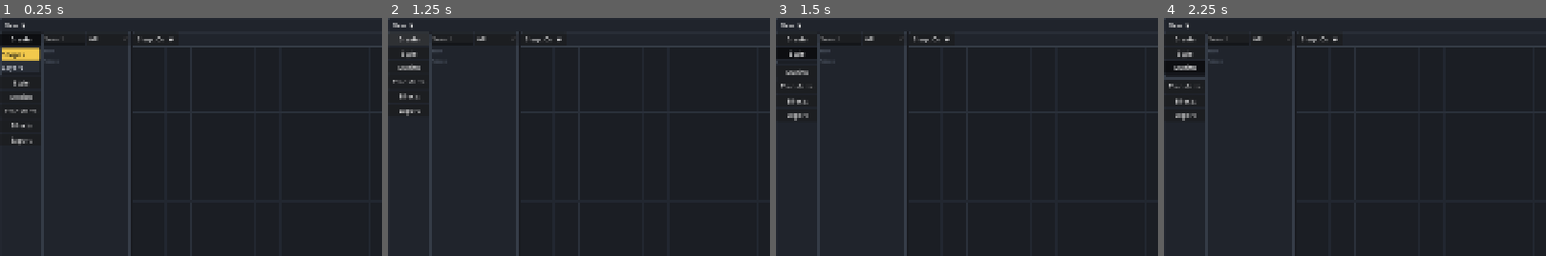
Above: before the commit, frames 1-4 (left to right).
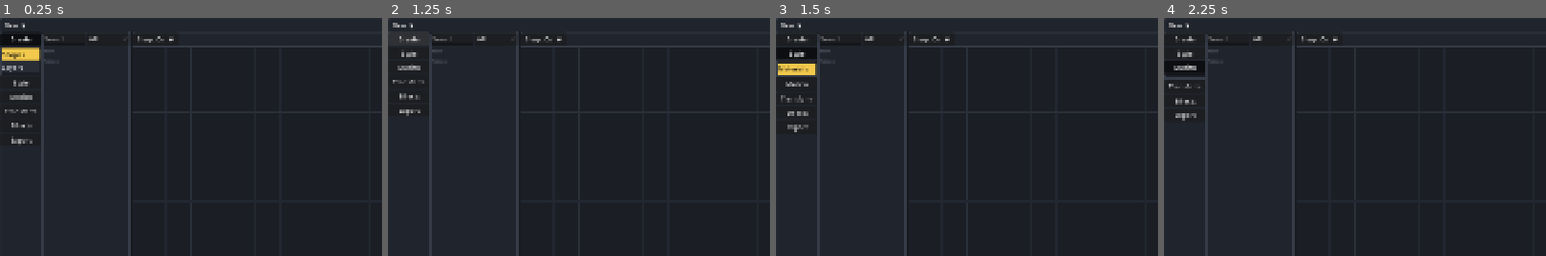
Above: after the commit, the same moments.

Repository: umut144/PolyPixar
Game: Godot game, scene res://scenes/main.tscn
Same seed, same stepped clock (60 frames per second), same inputs: the game is played once before the commit and once after it.
Inputs:
- Up to frame 1 (0.25 s): no input
- Up to frame 2 (1.25 s): click "Create" at 0.5 s
- Up to frame 3 (1.5 s): click "Style" at 1.25 s
- Up to frame 4 (2.25 s): click "Motion" at 2 s
The pictures show only the part of the screen within x 0-50%, y 0-50%; the shares and areas given below are measured in that part.

Frames 1-2 are identical in both runs. In frame 3, 1.1% of the frame differs, in the area x 0-11%, y 19-48%; in frame 4, nothing differs.

Commit message:
feat: add style material workspace context

Diff:
--- a/scripts/main.gd
+++ b/scripts/main.gd
@@ -1,7 +1,8 @@
 extends Control
 
 const CREATE_SUBMODULES := ["Shapes", "Layers"]
-const INACTIVE_MODULES := ["Style", "Motion", "Transform", "Effects", "Export"]
+const STYLE_SUBMODULES := ["Materials"]
+const INACTIVE_MODULES := ["Motion", "Transform", "Effects", "Export"]
 const WORKSPACES_ROOT := "res://workspaces"
 const IMPORT_TEXTURES_ROOT := "res://imports/textures"
 const CONFIG_PATH := "res://configs/app_config.json"
@@ -12,6 +13,7 @@
 const SHOW_PROCESSED_OUTLINER := false
 
 var active_create_submodule := "Shapes"
+var active_module := "Create"
 var outliner_list: VBoxContainer
 var outliner_search_input: LineEdit
 var outliner_filter_option: OptionButton
@@ -25,6 +27,7 @@
 var selected_component_id := ""
 var selected_texture_id := ""
 var selected_element_id := ""
+var selected_material_id := ""
 var expanded_assets: Dictionary = {}
 var expanded_textures: Dictionary = {}
 var next_asset_id := 1
@@ -37,6 +40,8 @@
 var component_name_input: LineEdit
 var texture_dialog: ConfirmationDialog
 var texture_name_input: LineEdit
+var material_dialog: ConfirmationDialog
+var material_name_input: LineEdit
 var texture_import_dialog: FileDialog
 var element_dialog: ConfirmationDialog
 var element_name_input: LineEdit
@@ -197,6 +202,7 @@
 	var new_popup := new_menu.get_popup()
 	new_popup.add_item("Asset")
 	new_popup.add_item("Texture")
+	new_popup.add_item("Material")
 	new_popup.id_pressed.connect(_on_new_menu_id)
 	toolbar.add_child(new_menu)
 	var toolbar_spacer := Control.new()
@@ -225,6 +231,7 @@
 	module_rail.add_theme_constant_override("separation", 4)
 	module_rail_panel.add_child(module_rail)
 	_add_module_section(module_rail, "Create", CREATE_SUBMODULES, true)
+	_add_module_section(module_rail, "Style", STYLE_SUBMODULES)
 	for module_name in INACTIVE_MODULES:
 		_add_module_section(module_rail, module_name, [])
 
@@ -375,6 +382,7 @@
 	_create_asset_dialog()
 	_create_component_dialog()
 	_create_texture_dialog()
+	_create_material_dialog()
 	_create_texture_import_dialog()
 	_create_element_dialog()
 	_create_workspace_dialogs()
@@ -563,6 +571,21 @@
 	add_child(texture_dialog)
 
 
+func _create_material_dialog() -> void:
+	material_dialog = ConfirmationDialog.new()
+	material_dialog.title = "New Material"
+	material_dialog.dialog_text = "Enter a material name"
+	material_dialog.size = Vector2i(360, 160)
+	material_dialog.confirmed.connect(_confirm_material_creation)
+	material_name_input = LineEdit.new()
+	material_name_input.placeholder_text = "Material name"
+	material_name_input.custom_minimum_size = Vector2(320, 32)
+	material_name_input.focus_mode = Control.FOCUS_ALL
+	material_name_input.text_submitted.connect(_submit_material_name)
+	material_dialog.add_child(material_name_input)
+	add_child(material_dialog)
+
+
 func _create_texture_import_dialog() -> void:
 	texture_import_dialog = FileDialog.new()
 	texture_import_dialog.title = "Import Texture"
@@ -626,6 +649,8 @@
 		_open_new_asset_dialog()
 	elif id == 1:
 		_open_new_texture_dialog()
+	elif id == 2:
+		_open_new_material_dialog()
 
 
 func _on_workspace_menu_id(id: int) -> void:
@@ -818,6 +843,8 @@
 		"selected_component_id": selected_component_id,
 		"selected_texture_id": selected_texture_id,
 		"selected_element_id": selected_element_id,
+		"selected_material_id": selected_material_id,
+		"active_module": active_module,
 		"expanded_assets": expanded_assets.duplicate(true)
 	}
 
@@ -858,6 +885,8 @@
 	selected_component_id = str(snapshot.get("selected_component_id", ""))
 	selected_texture_id = str(snapshot.get("selected_texture_id", ""))
 	selected_element_id = str(snapshot.get("selected_element_id", ""))
+	selected_material_id = str(snapshot.get("selected_material_id", ""))
+	active_module = str(snapshot.get("active_module", "Create"))
 	expanded_assets = snapshot.get("expanded_assets", {}).duplicate(true)
 	if _get_asset(selected_asset_id).is_empty():
 		selected_asset_id = ""
@@ -984,6 +1013,8 @@
 		"selected_component_id": selected_component_id,
 		"selected_texture_id": selected_texture_id,
 		"selected_element_id": selected_element_id,
+		"selected_material_id": selected_material_id,
+		"active_module": active_module,
 		"expanded_assets": expanded_state,
 		"expanded_textures": expanded_textures.duplicate(true),
 		"snap": {
@@ -999,6 +1030,8 @@
 	selected_component_id = ""
 	selected_texture_id = ""
 	selected_element_id = ""
+	selected_material_id = ""
+	active_module = "Create"
 	expanded_assets.clear()
 	expanded_textures.clear()
 	for asset in assets:
@@ -1031,6 +1064,16 @@
 		else:
 			selected_element_id = ""
 		expanded_textures[selected_texture_id] = true
+	var requested_material_id := str(state.get("selected_material_id", ""))
+	if selected_asset_id.is_empty() and selected_texture_id.is_empty() and not _get_material(requested_material_id).is_empty():
+		selected_material_id = requested_material_id
+		active_module = "Style"
+		var style_section := _find_section("Style")
+		if style_section != null:
+			style_section.set_expanded(true)
+			style_section.set_active_submodule("Materials")
+	else:
+		active_module = "Create"
 	var saved_expanded_textures = state.get("expanded_textures", {})
 	if saved_expanded_textures is Dictionary:
 		for texture in textures:
@@ -1756,6 +1799,48 @@
 	_render_canvas_context()
 
 
+func _open_new_material_dialog() -> void:
+	material_name_input.text = ""
+	material_dialog.popup_centered()
+	material_name_input.grab_focus()
+
+
+func _submit_material_name(_submitted_text: String) -> void:
+	_confirm_material_creation()
+
+
+func _confirm_material_creation() -> void:
+	_record_direct_change()
+	var material_name := material_name_input.text.strip_edges()
+	if material_name.is_empty():
+		material_name = _next_default_material_name()
+	var material_id := "material_%d" % next_material_id
+	next_material_id += 1
+	materials.append({
+		"id": material_id,
+		"name": material_name,
+		"texture_id": "",
+		"tint": Color.WHITE,
+		"opacity": 1.0
+	})
+	material_dialog.hide()
+	_enter_material_context(material_id)
+
+
+func _next_default_material_name() -> String:
+	var index := 1
+	while _has_material_name("material%02d" % index):
+		index += 1
+	return "material%02d" % index
+
+
+func _has_material_name(material_name: String) -> bool:
+	for material in materials:
+		if str(material.get("name", "")).to_lower() == material_name.to_lower():
+			return true
+	return false
+
+
 func _next_default_texture_name() -> String:
 	var index := 1
 	while _has_texture_name("texture%02d" % index):
@@ -1853,6 +1938,11 @@
 
 func _render_outliner() -> void:
 	_clear(outliner_list)
+	if is_instance_valid(outliner_filter_option):
+		outliner_filter_option.visible = active_module != "Style"
+	if active_module == "Style":
+		_render_material_outliner()
+		return
 	var search_text := outliner_search_input.text.strip_edges().to_lower() if is_instance_valid(outliner_search_input) else ""
 	var show_assets := outliner_filter == "all" or outliner_filter == "assets"
 	var show_textures := outliner_filter == "all" or outliner_filter == "textures"
@@ -1874,6 +1964,26 @@
 		outliner_list.add_child(_create_outliner_group_label("Textures"))
 		for texture in visible_textures:
 			_render_texture_outliner_entry(texture, not search_text.is_empty())
+
+
+func _render_material_outliner() -> void:
+	var search_text := outliner_search_input.text.strip_edges().to_lower() if is_instance_valid(outliner_search_input) else ""
+	var visible_materials: Array[Dictionary] = []
+	for material in materials:
+		if search_text.is_empty() or str(material.get("name", "")).to_lower().contains(search_text):
+			visible_materials.append(material)
+	visible_materials.sort_custom(_sort_named_documents)
+	outliner_list.add_child(_create_outliner_group_label("Materials"))
+	for material in visible_materials:
+		var material_button := Button.new()
+		material_button.text = str(material.get("name", "Material"))
+		material_button.custom_minimum_size = Vector2(0, 30)
+		material_button.size_flags_horizontal = Control.SIZE_EXPAND_FILL
+		material_button.alignment = HORIZONTAL_ALIGNMENT_LEFT
+		material_button.focus_mode = Control.FOCUS_NONE
+		_style_outliner_button(material_button, str(material.get("id", "")) == selected_material_id)
+		material_button.pressed.connect(_select_material.bind(str(material.get("id", ""))))
+		outliner_list.add_child(material_button)
 
 
 func _asset_matches_search(asset: Dictionary, search_text: String) -> bool:
@@ -2120,10 +2230,12 @@
 
 func _select_asset(asset_id: String) -> void:
 	var was_selected := selected_asset_id == asset_id and selected_component_id.is_empty()
+	active_module = "Create"
 	selected_asset_id = asset_id
 	selected_component_id = ""
 	selected_texture_id = ""
 	selected_element_id = ""
+	selected_material_id = ""
 	active_state = ""
 	canvas_view.set_interaction_state("")
 	if was_selected:
@@ -2135,11 +2247,13 @@
 
 func _select_texture(texture_id: String) -> void:
 	var was_selected := selected_texture_id == texture_id and selected_element_id.is_empty()
+	active_module = "Create"
 	active_import_preview_mode = "original"
 	selected_texture_id = texture_id
 	selected_element_id = ""
 	selected_asset_id = ""
 	selected_component_id = ""
+	selected_material_id = ""
 	active_state = ""
 	if was_selected:
 		expanded_textures[texture_id] = not bool(expanded_textures.get(texture_id, false))
@@ -2150,10 +2264,12 @@
 
 func _select_element(texture_id: String, element_id: String) -> void:
 	active_import_preview_mode = "original"
+	active_module = "Create"
 	selected_texture_id = texture_id
 	selected_element_id = element_id
 	selected_asset_id = ""
 	selected_component_id = ""
+	selected_material_id = ""
 	active_state = ""
 	expanded_textures[texture_id] = true
 	_render_outliner()
@@ -2224,10 +2340,12 @@
 
 
 func _select_component(asset_id: String, component_id: String) -> void:
+	active_module = "Create"
 	selected_asset_id = asset_id
 	selected_component_id = component_id
 	selected_texture_id = ""
 	selected_element_id = ""
+	selected_material_id = ""
 	active_state = ""
 	canvas_view.set_interaction_state("")
 	expanded_assets[asset_id] = true
@@ -2276,10 +2394,104 @@
 	button.add_theme_color_override("font_focus_color", text_color)
 
 
+func _render_material_inspector() -> void:
+	var material := _get_material(selected_material_id)
+	if material.is_empty():
+		return
+	inspector_content.add_child(_create_inspector_section("Material"))
+	inspector_content.add_child(_create_inspector_field_label("Name"))
+	var name_editor := _create_name_editor(str(material.get("name", "Material")), "Material name")
+	name_editor.text_submitted.connect(_rename_selected_material)
+	name_editor.focus_exited.connect(func() -> void: _rename_selected_material(name_editor.text))
+	inspector_content.add_child(name_editor)
+
+	inspector_content.add_child(_create_inspector_section("Appearance"))
+	inspector_content.add_child(_create_inspector_field_label("Texture"))
+	var texture_option := OptionButton.new()
+	texture_option.custom_minimum_size = Vector2(0, 26)
+	texture_option.add_item("None")
+	texture_option.set_item_metadata(0, "")
+	var ready_textures: Array[Dictionary] = []
+	for texture in textures:
+		if _texture_output_state(texture) == "ready":
+			ready_textures.append(texture)
+	ready_textures.sort_custom(_sort_named_documents)
+	for texture in ready_textures:
+		texture_option.add_item(str(texture.get("name", "Texture")))
+		texture_option.set_item_metadata(texture_option.item_count - 1, str(texture.get("id", "")))
+	var material_texture_id := str(material.get("texture_id", ""))
+	for index in range(texture_option.item_count):
+		if str(texture_option.get_item_metadata(index)) == material_texture_id:
+			texture_option.select(index)
+			break
+	texture_option.item_selected.connect(_on_material_texture_selected.bind(texture_option))
+	inspector_content.add_child(texture_option)
+
+	inspector_content.add_child(_create_inspector_field_label("Tint"))
+	var tint_button := ColorPickerButton.new()
+	tint_button.custom_minimum_size = Vector2(0, 26)
+	tint_button.color = material.get("tint", Color.WHITE)
+	tint_button.color_changed.connect(_on_material_tint_changed)
+	inspector_content.add_child(tint_button)
+
+	inspector_content.add_child(_create_inspector_field_label("Opacity"))
+	var opacity_field := SpinBox.new()
+	opacity_field.min_value = 0.0
+	opacity_field.max_value = 1.0
+	opacity_field.step = 0.01
+	opacity_field.custom_minimum_size = Vector2(0, 26)
+	opacity_field.set_value_no_signal(clampf(float(material.get("opacity", 1.0)), 0.0, 1.0))
+	opacity_field.value_changed.connect(_on_material_opacity_changed)
+	inspector_content.add_child(opacity_field)
+
+
+func _rename_selected_material(new_name: String) -> void:
+	var material := _get_material(selected_material_id)
+	var material_name := new_name.strip_edges()
+	if material.is_empty():
+		return
+	if material_name.is_empty() or material_name == str(material.get("name", "")):
+		return
+	_record_direct_change()
+	material["name"] = material_name
+	_render_outliner()
+	_render_inspector()
+
+
+func _on_material_texture_selected(index: int, option: OptionButton) -> void:
+	var material := _get_material(selected_material_id)
+	if material.is_empty():
+		return
+	if index < 0 or index >= option.item_count:
+		return
+	_record_direct_change()
+	material["texture_id"] = str(option.get_item_metadata(index))
+	_render_inspector()
+
+
+func _on_material_tint_changed(color: Color) -> void:
+	var material := _get_material(selected_material_id)
+	if material.is_empty():
+		return
+	_record_direct_change()
+	material["tint"] = color
+
+
+func _on_material_opacity_changed(value: float) -> void:
+	var material := _get_material(selected_material_id)
+	if material.is_empty():
+		return
+	_record_direct_change()
+	material["opacity"] = clampf(value, 0.0, 1.0)
+
+
 func _render_inspector() -> void:
 	_clear(inspector_content)
 	transform_fields.clear()
 	inspector_content.add_child(_create_panel_label("Inspector"))
+	if active_module == "Style":
+		_render_material_inspector()
+		return
 	if not selected_texture_id.is_empty():
 		var texture := _get_texture(selected_texture_id)
 		if texture.is_empty():
@@ -2743,6 +2955,13 @@
 	return {}
 
 
+func _get_material(material_id: String) -> Dictionary:
+	for material in materials:
+		if str(material.get("id", "")) == material_id:
+			return material
+	return {}
+
+
 func _get_element(texture: Dictionary, element_id: String) -> Dictionary:
 	if texture.is_empty():
 		return {}
@@ -2781,5 +3000,32 @@
 
 func _select_submodule(module_name: String, submodule: String, section: ModuleSection) -> void:
 	section.set_active_submodule(submodule)
+	active_module = module_name
 	if module_name == "Create":
 		active_create_submodule = submodule
+		selected_material_id = ""
+	elif module_name == "Style" and submodule == "Materials":
+		_enter_material_context(selected_material_id)
+	return
+
+
+func _enter_material_context(material_id: String = "") -> void:
+	active_module = "Style"
+	selected_asset_id = ""
+	selected_component_id = ""
+	selected_texture_id = ""
+	selected_element_id = ""
+	selected_material_id = material_id
+	var style_section := _find_section("Style")
+	if style_section != null:
+		style_section.set_expanded(true)
+		style_section.set_active_submodule("Materials")
+	_render_outliner()
+	_render_inspector()
+	_render_canvas_context()
+
+
+func _select_material(material_id: String) -> void:
+	if _get_material(material_id).is_empty():
+		return
+	_enter_material_context(material_id)
